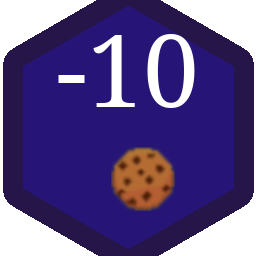
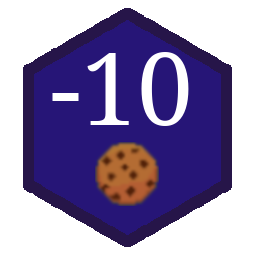
Revision of a layered 256×256 image; what changed, layer by layer:
painted on "-10" over left=52, top=34, right=195, bottom=211
painted on "border" over left=3, top=0, right=254, bottom=256
painted on "background" over left=23, top=6, right=234, bottom=249
